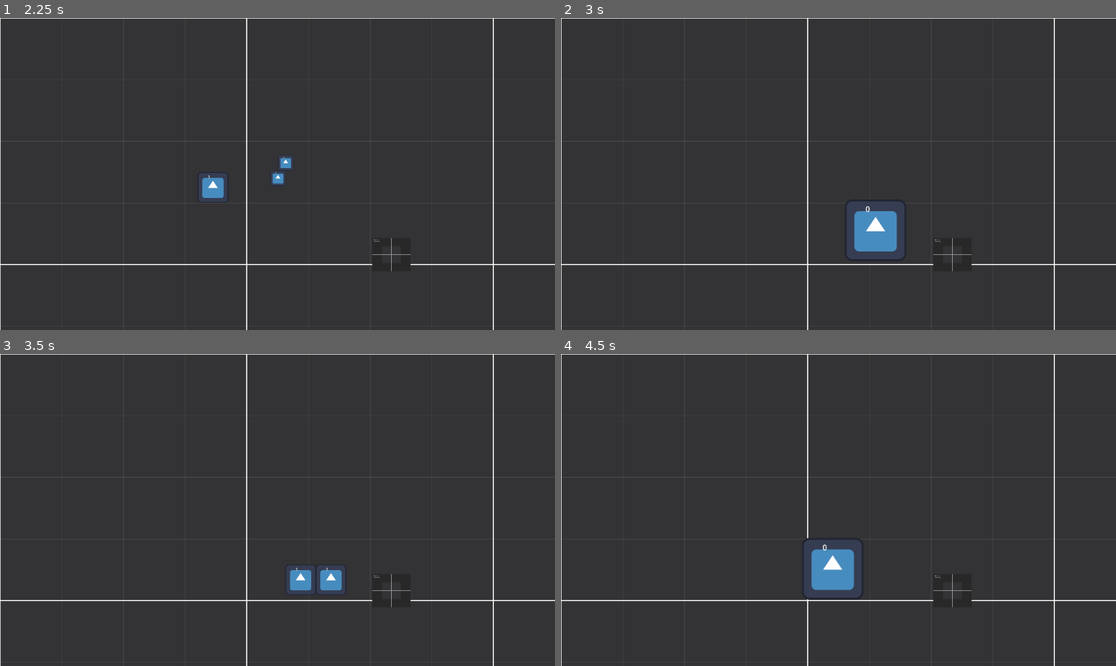
Above: before the commit, frames 1-4 (two rows, left to right).
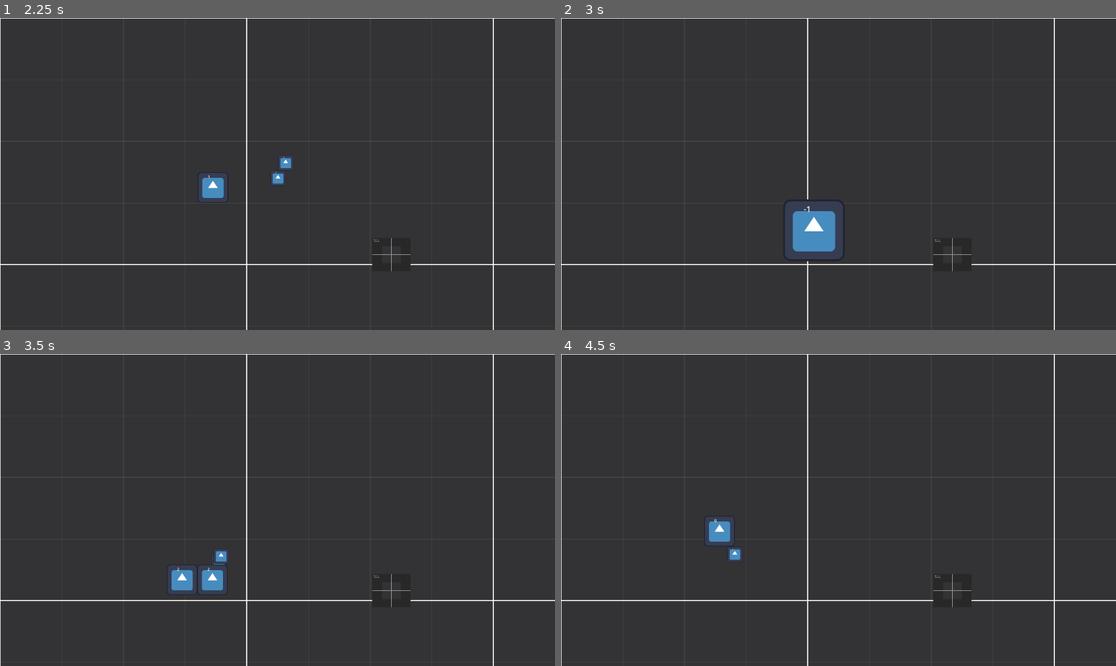
Above: after the commit, the same moments.

Repository: mEthan-e/BrainlessGameJam
Game: Godot game, scene res://Scenes/main.tscn
Two runs of this game, one before a commit and one after it. Both use one fixed random seed, a clock stepped at 60 frames per second and the inputs below. The engine's default icon, where the game draws it, is replaced by a stand-in: a white triangle on a blue panel in a dark square.
Inputs (mouse positions are in pixels of both pictures, inside the frame that each line leads up to):
- Up to frame 1 (2.25 s): click (188, 180) at 0.5 s; tap Enter at 1.25 s; hold D (right) 1.28-2.03 s; tap Z (merge) at 1.35 s; tap E (split) at 1.55, 2.1 s; hold S (down) from 2.03 s (still down)
- Up to frame 2 (3 s): tap Z (merge) at 2.3, 2.85 s; release S (down) at 2.78 s; hold D (right) from 2.78 s (still down)
- Up to frame 3 (3.5 s): keep holding D (right); tap E (split) at 3.05 s
- Up to frame 4 (4.5 s): tap Space at 3.5 s; release D (right) at 3.53 s; hold Q (Regroup) 3.53-4.28 s; tap E (split) at 3.6 s; tap Z (merge) at 3.8, 4.35 s; tap Enter at 4.25 s; hold A (left) from 4.28 s (still down)

Frame 1 is identical in both runs. In frame 2, 3.7% of the frame differs, in the area x 40-62%, y 58-78%; in frame 3, 2.0%; in frame 4, 2.5%.

Commit message:
Update test_player.gd

Diff:
--- a/brainless-game-jam-game/Scripts/test_player.gd
+++ b/brainless-game-jam-game/Scripts/test_player.gd
@@ -6,12 +6,14 @@
 var current_split_count
 var is_controlling: bool
 var id: int = 0
+var id_to_assign: int = 0
 @onready var label: Label = $Label # for testing
 
 const SPEED = 300.0
 var direction
 
 func _ready() -> void:
+	id_to_assign = id
 	add_to_group("players")
 	add_to_group(str(id))
 
@@ -43,13 +45,17 @@
 		if(current_split_count >= max_splits):
 				return
 		current_split_count += 1
-		id += 1
+		id_to_assign += 1
+		for clone in get_parent().get_children():
+			if (clone.is_in_group("players")):
+				if (id_to_assign == clone.id):
+					id_to_assign += 1
 		for i in range(0, split_count):
 			var new_player = player.instantiate()
 			new_player.scale = self.scale / split_count
 			new_player.position = self.position + Vector2(randi_range(-30, 30), randi_range(-30, 30))
 			new_player.current_split_count = current_split_count
-			new_player.id = id
+			new_player.id = id_to_assign
 			new_player.max_splits = max_splits
 			new_player.add_to_group(str(id))
 			if (i != 0):
@@ -72,7 +78,7 @@
 		var clone_count: int = 0
 
 		for clone in get_parent().get_children():
-			if (clone.is_in_group(str(id))):
+			if (clone.is_in_group("players") && clone.is_in_group(str(id))):
 				if (clone == self):
 					continue
 				mergeable = true
@@ -84,14 +90,19 @@
 
 		if (mergeable):
 			var new_player = player.instantiate()
-			new_player.scale = self.scale * 2
+			new_player.scale = self.scale * split_count
 			new_player.current_split_count = current_split_count
-			new_player.id = id - 1
+			id_to_assign -= 1
+			for clone in get_parent().get_children():
+				if (clone.is_in_group("players")):
+					if (id_to_assign == clone.id):
+						id_to_assign -= 1
+			new_player.id = id_to_assign
 			new_player.position = mean_pos / clone_count
 			new_player.is_controlling = true
-
 			if (!is_controlling):
 				return
+
 			get_parent().add_child(new_player)
 			print("merged")
 
